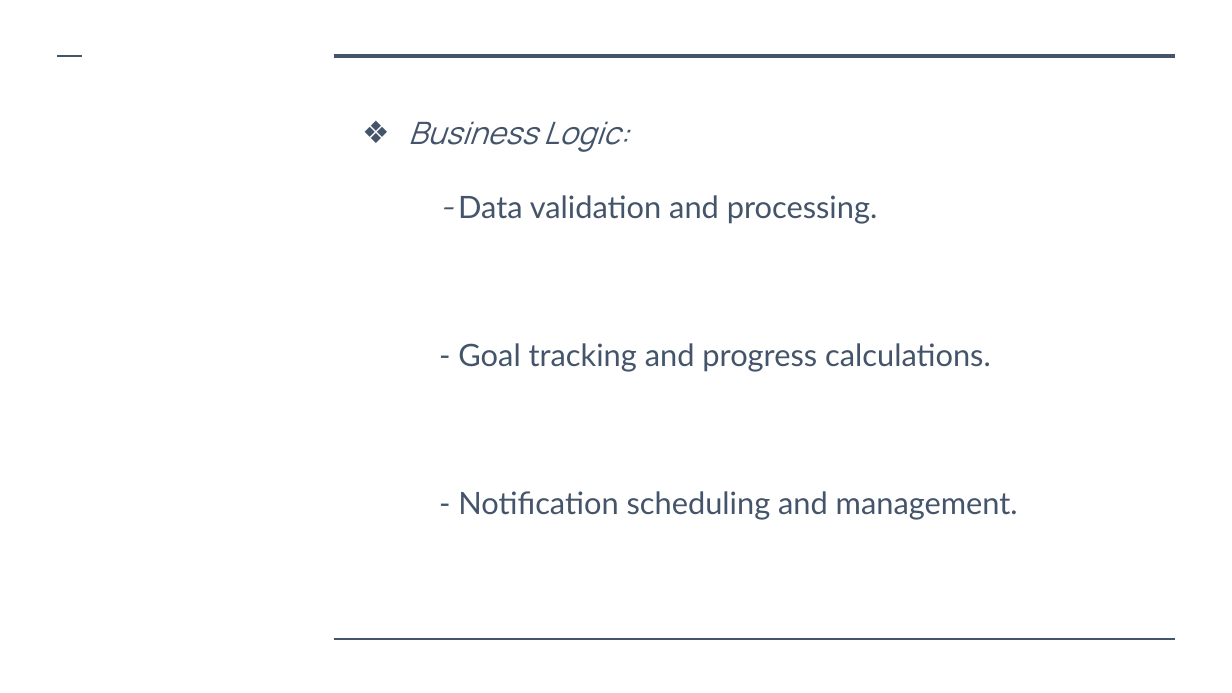
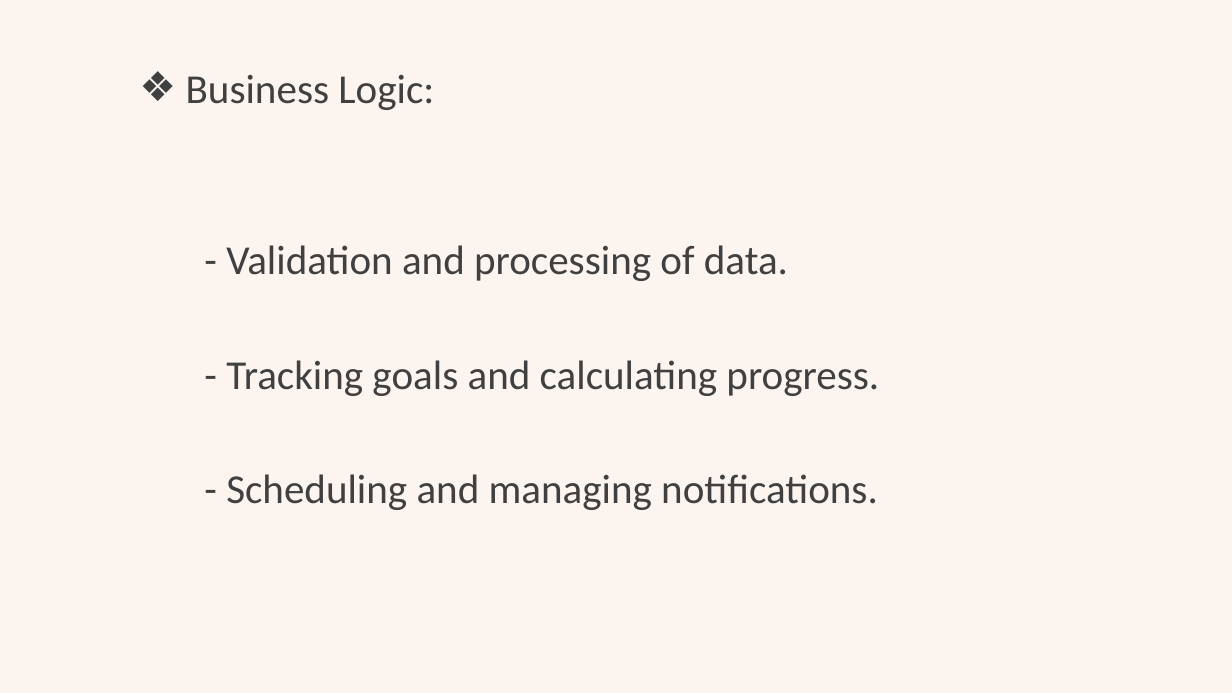
Before and after one commit to achrafkassimi/Portfolio_LocationTVM_Pitch, a slide deck: slide 8 of doc/Location TVM.pptx (slide 9 before the commit). Drawn at 1232x693 pixels with LibreOffice and Linux fonts; fonts in the diff are those of the drawing. Boxes give left, top, right and bottom in pixels: in the first picture for what was removed or moved away, otherwise in the second. Text is boxed around its words. In the diff, an @@ line names an element or a change of style, - is before the commit and + after.

Commit message:
presentation

```diff
--- a/doc/Location TVM.pptx
+++ b/doc/Location TVM.pptx
@@ background #FFFFFF to #FBF4EF @@
@@ line removed from (57, 56) to (82, 56) @@
@@ line removed from (334, 56) to (1176, 56) @@
@@ text "Business Logic:": place and size @@
-text "Business Logic:" at [408,121,1018,520]
+text "Business Logic:" at [186,75,879,510]
@@ text at [186,75,434,110]: size 24 to 32 pt, font Manrope to Calibri, text colour #44546A to #404040, italic off in "Business Logic:"; indent changed; line spacing 1 to 0.9; more space between paragraphs @@
@@ text at [226,245,879,510]: text changed; size 24 to 32 pt; font Lato to Calibri; text colour #44546A to #404040 @@
-- Data validation and processing.
-- Goal tracking and progress calculations.
-- Notification scheduling and management.
+- Validation and processing of data.
+- Tracking goals and calculating progress.
+- Scheduling and managing notifications.
@@ line removed from (334, 639) to (1176, 639) @@
```
Also in this commit, not shown: 3 other slides changed, 5 slides added, 24 slides removed.
